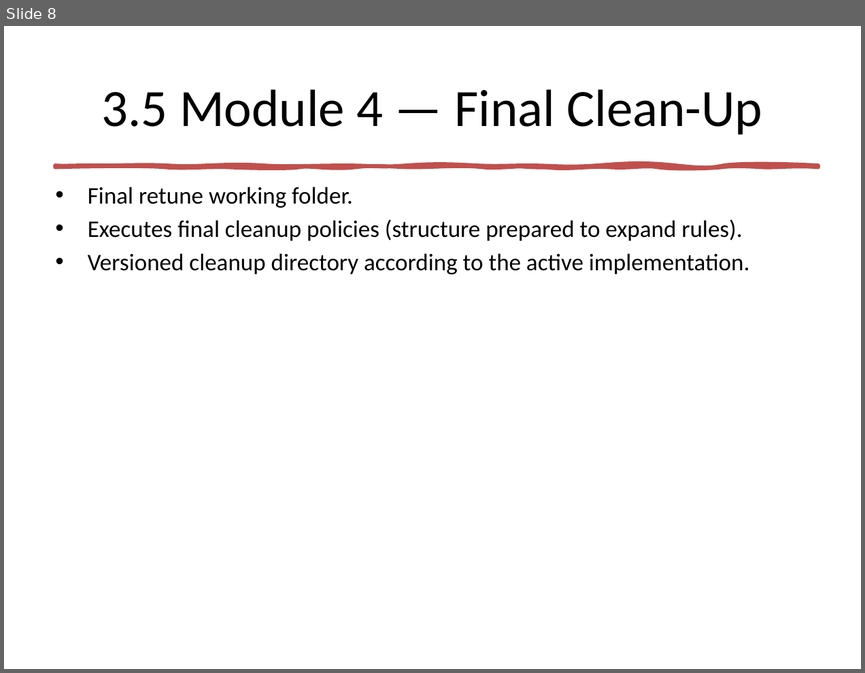
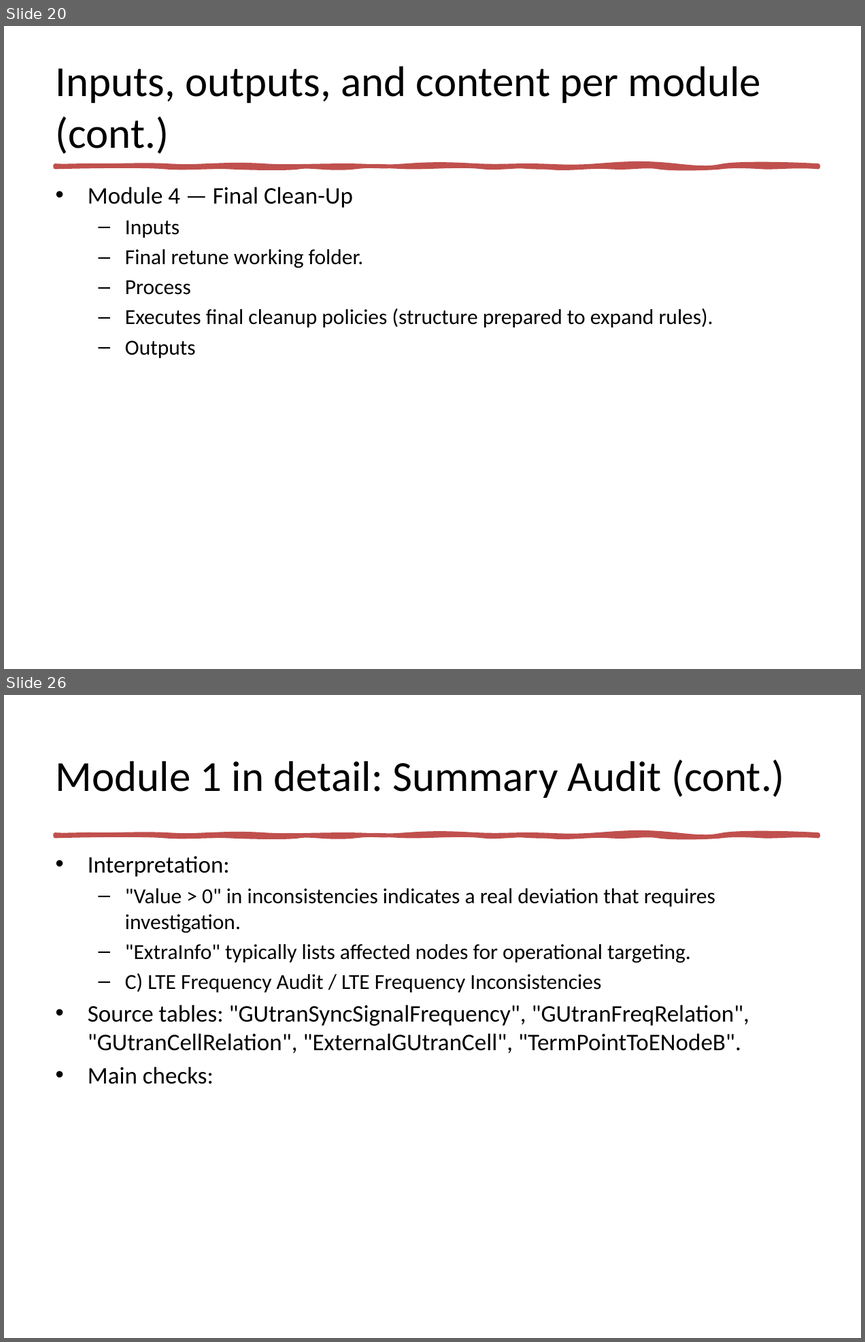
Before and after one commit to jaimetur/SSB_RetuningAutomations, a slide deck: help/SSB-Retuning-Automations-User-Guide-v0.7.1.pptx. Shown one above the other, each under a label of ours: slide 8 before the commit, slides 20 and 26 after it; the slides between them are not shown. The pictures are 865x673 and 865x1342 pixels, drawn with LibreOffice and Linux fonts; fonts in the diff are those of the drawing. Boxes give left, top, right and bottom in pixels: in the first picture for what was removed or moved away, otherwise in the second. Text is boxed around its words. In the diff, an @@ line names an element or a change of style, - is before the commit and + after.

```diff
--- a/help/SSB-Retuning-Automations-User-Guide-v0.7.1.pptx
+++ b/help/SSB-Retuning-Automations-User-Guide-v0.7.1.pptx
@@ slide 26 added at (4,695,861,1338), background #FFFFFF; not listed: 1 template element that a slide beside it also shows @@
@@ title added at (56,760,785,798), 36 pt, text #000000 @@
+Module 1 in detail: Summary Audit (cont.)
@@ text added at (88,855,749,1084), 18 pt, text #000000 @@
+• Interpretation:
+  – "Value > 0" in inconsistencies indicates a real deviation that requires investigation.
+  – "ExtraInfo" typically lists affected nodes for operational targeting.
+  – C) LTE Frequency Audit / LTE Frequency Inconsistencies
+• Source tables: "GUtranSyncSignalFrequency", "GUtranFreqRelation", "GUtranCellRelation", "ExternalGUtranCell", "TermPointToENodeB".
+• Main checks:
@@ what was slide 8 is now slide 20 @@
@@ slide 20 changed as well @@
@@ title at (56,66,761,154): text changed; size 44 to 36 pt @@
-3.5 Module 4 — Final Clean-Up
+Inputs, outputs, and content per module (cont.)
@@ text at (88,186,353,237): paragraphs added @@
+• Module 4 — Final Clean-Up
+  – Inputs
@@ text at (125,249,713,327): size 20 to 18 pt in "Final retune working folder.", "Executes final cleanup policies (structure prepared to ..."; bullet • to –; list level 1 to 2 in "Final retune working folder."; list level 1 to 2 in "Executes final cleanup policies (structure ..." @@
@@ text at (125,280,191,295): paragraph added @@
+  – Process
@@ text at (125,340,196,358): text changed; size 20 to 18 pt @@
-• Versioned cleanup directory according to the active implementation.
+  – Outputs
```
Also in this commit, not shown: 6 other slides changed, 33 other slides added, 1 slide removed, 5 other files.
